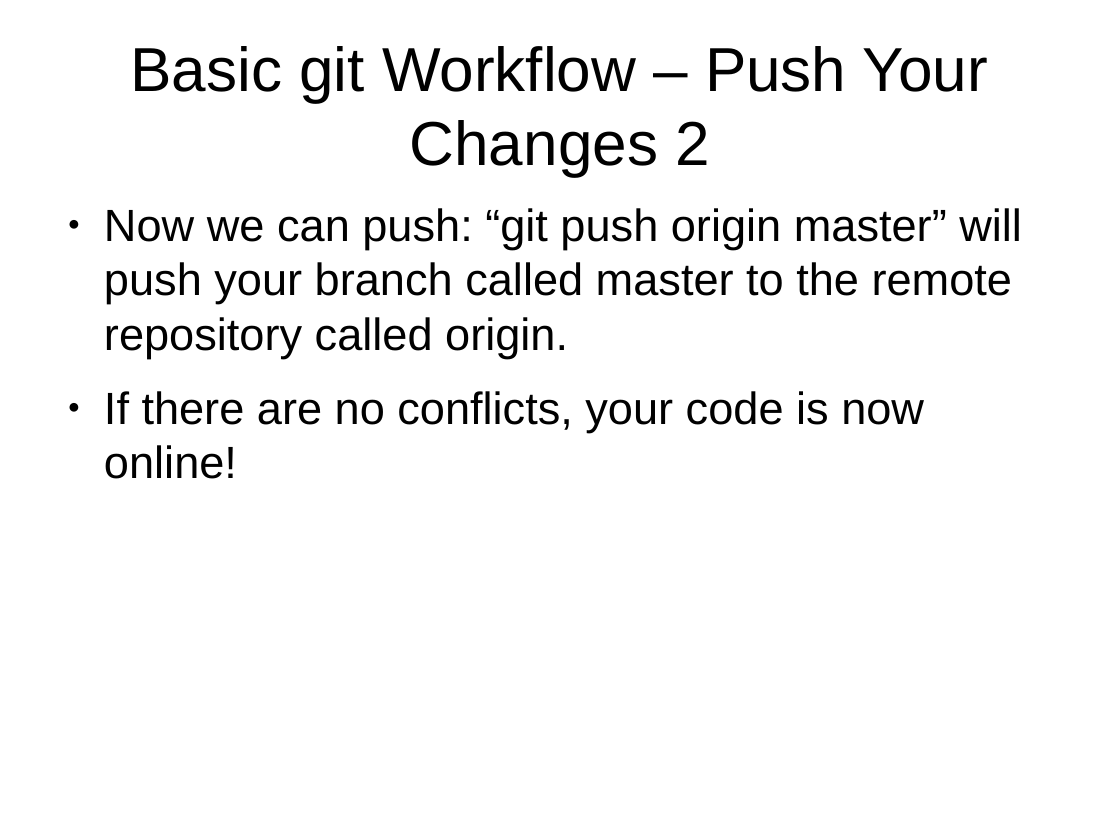
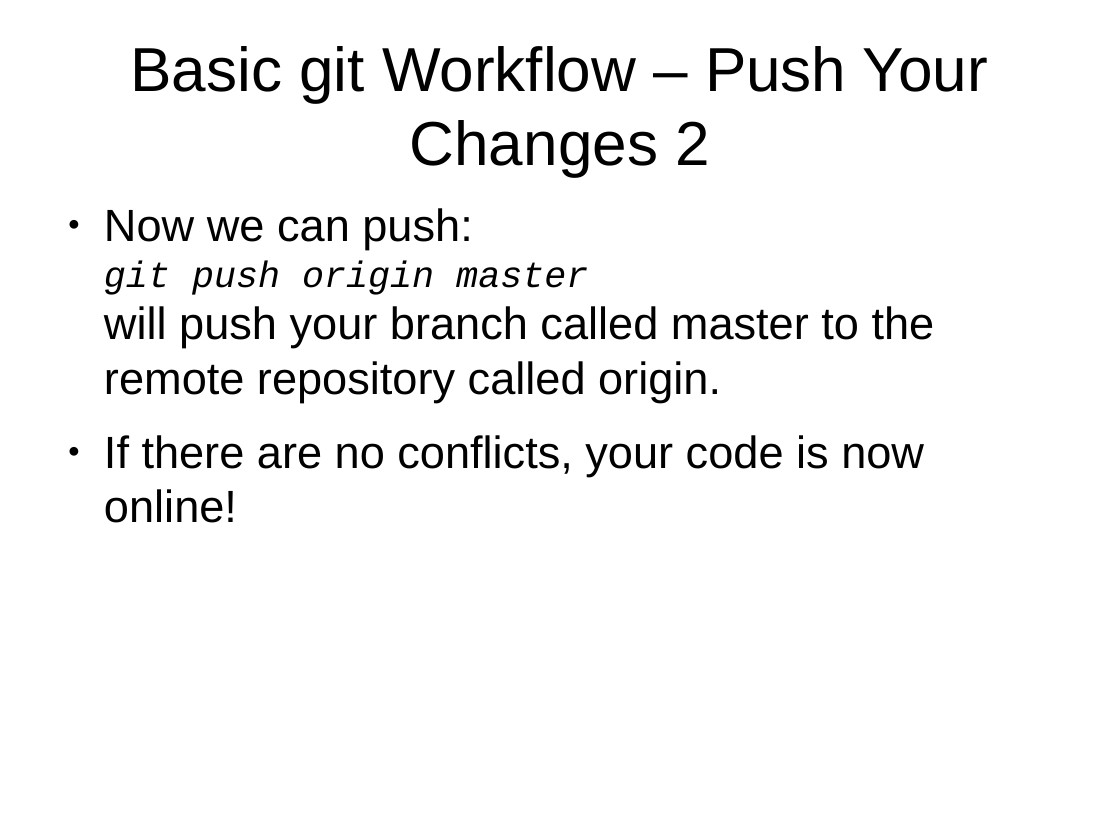
Before and after one commit to zygos/LectureOne, a slide deck: slide 10 of slides.odp. Drawn at 1120x840 pixels with LibreOffice and Linux fonts; fonts in the diff are those of the drawing. Boxes give left, top, right and bottom in pixels: in the first picture for what was removed or moved away, otherwise in the second. Text is boxed around its words. In the diff, an @@ line names an element or a change of style, - is before the commit and + after.

```diff
--- a/slides.odp
+++ b/slides.odp
@@ text at (104,208,935,402): text changed @@
-● Now we can push: “git push origin master” will push your branch called master to the remote repository called origin.
+● Now we can push:
+  git push origin master
+  will push your branch called master to the remote repository called origin.
```
Also in this commit, not shown: 6 other slides changed.
